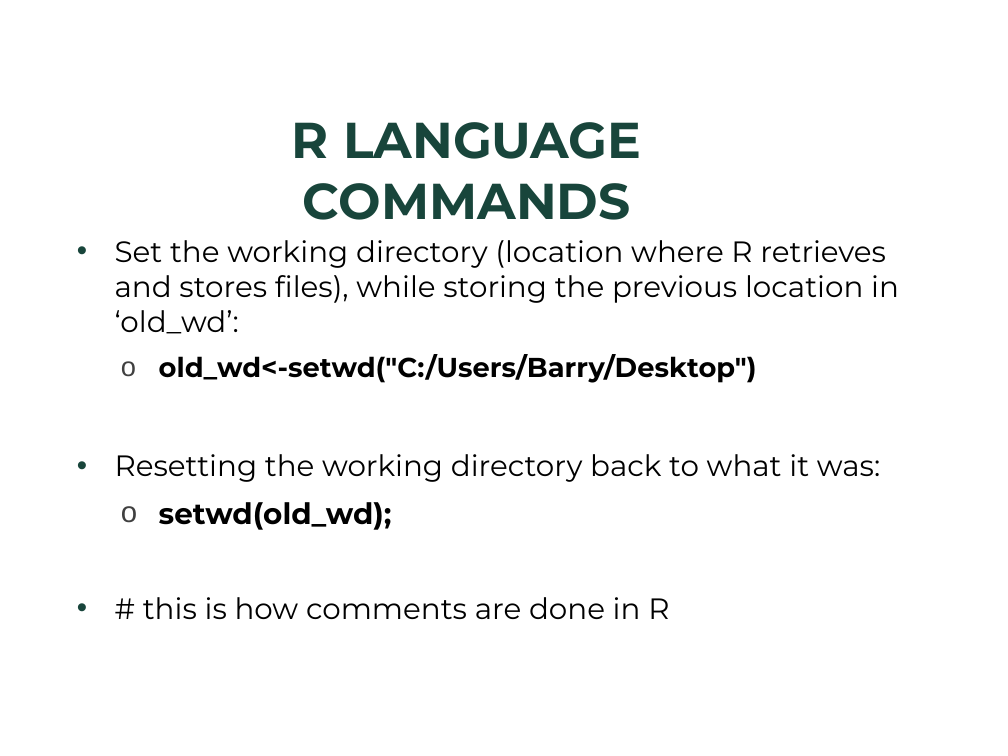
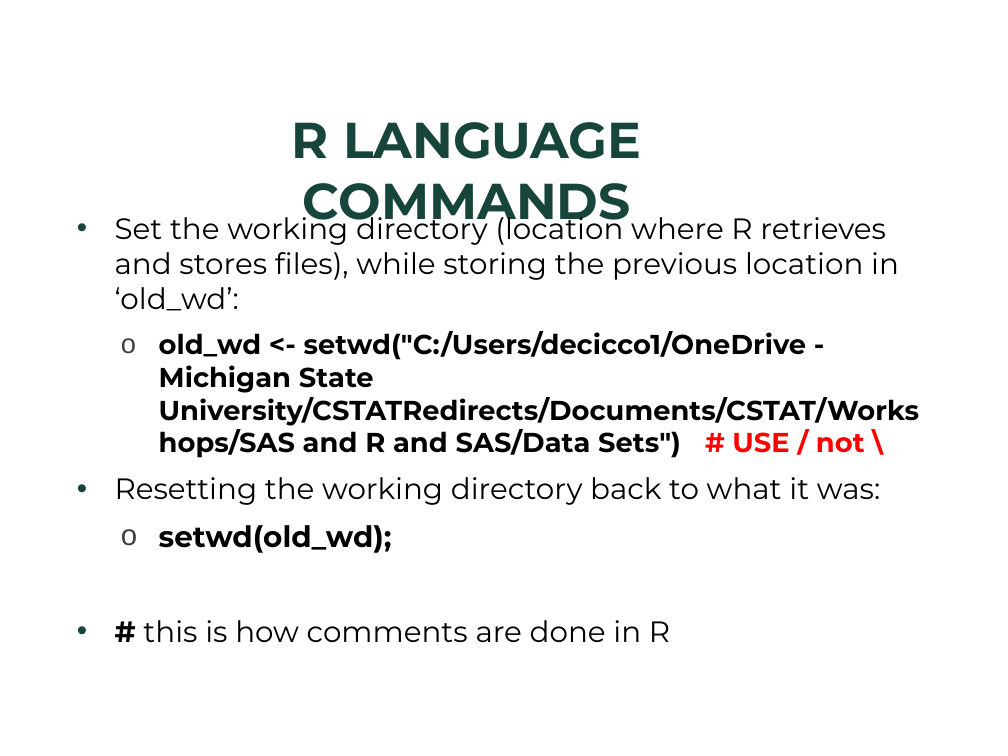
Before and after one commit to BarryDeCicco/SASandRandSAS, a slide deck: slide 13 of Presentations/SAS and R and SAS (MiSUG, 2021_08_25, CSTAT Layout).pptx. Drawn at 1008x756 pixels with LibreOffice and Linux fonts; fonts in the diff are those of the drawing; background and template pictures are left out. Boxes give left, top, right and bottom in pixels: in the first picture for what was removed or moved away, otherwise in the second. Text is boxed around its words. In the diff, an @@ line names an element or a change of style, - is before the commit and + after.

```diff
--- a/Presentations/SAS and R and SAS (MiSUG, 2021_08_25, CSTAT Layout).pptx
+++ b/Presentations/SAS and R and SAS (MiSUG, 2021_08_25, CSTAT Layout).pptx
@@ text at (x1=159, y1=331, x2=919, y2=458): text changed @@
-  o old_wd<-setwd("C:/Users/Barry/Desktop")
+  o old_wd <- setwd("C:/Users/decicco1/OneDrive - Michigan State University/CSTATRedirects/Documents/CSTAT/Workshops/SAS and R and SAS/Data Sets") # USE / not \
@@ text at (x1=143, y1=620, x2=670, y2=642): bold on in "#" @@
```
Also in this commit, not shown: 7 other slides changed, 1 slide added, 1 slide removed, 1 other file.
